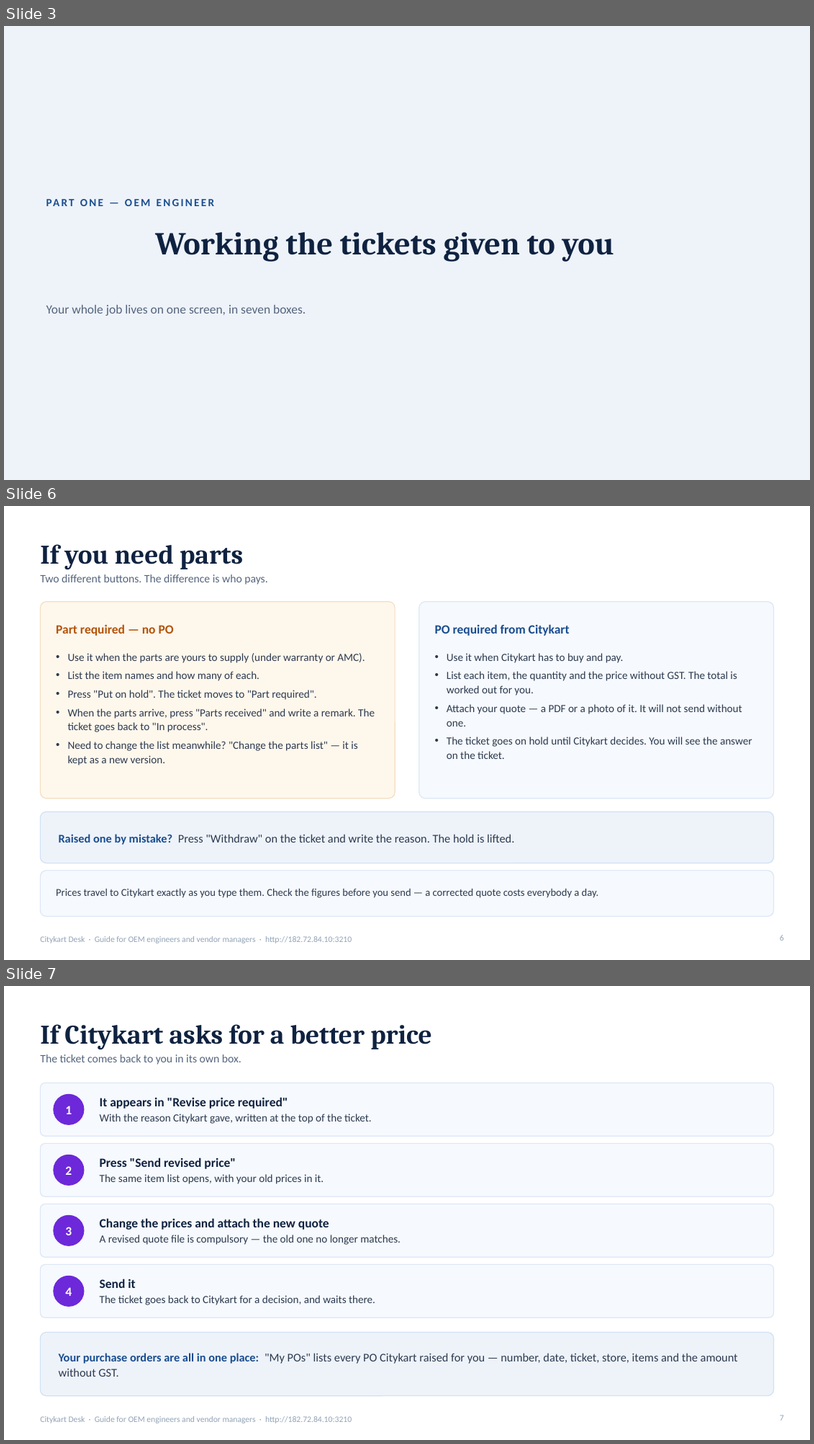
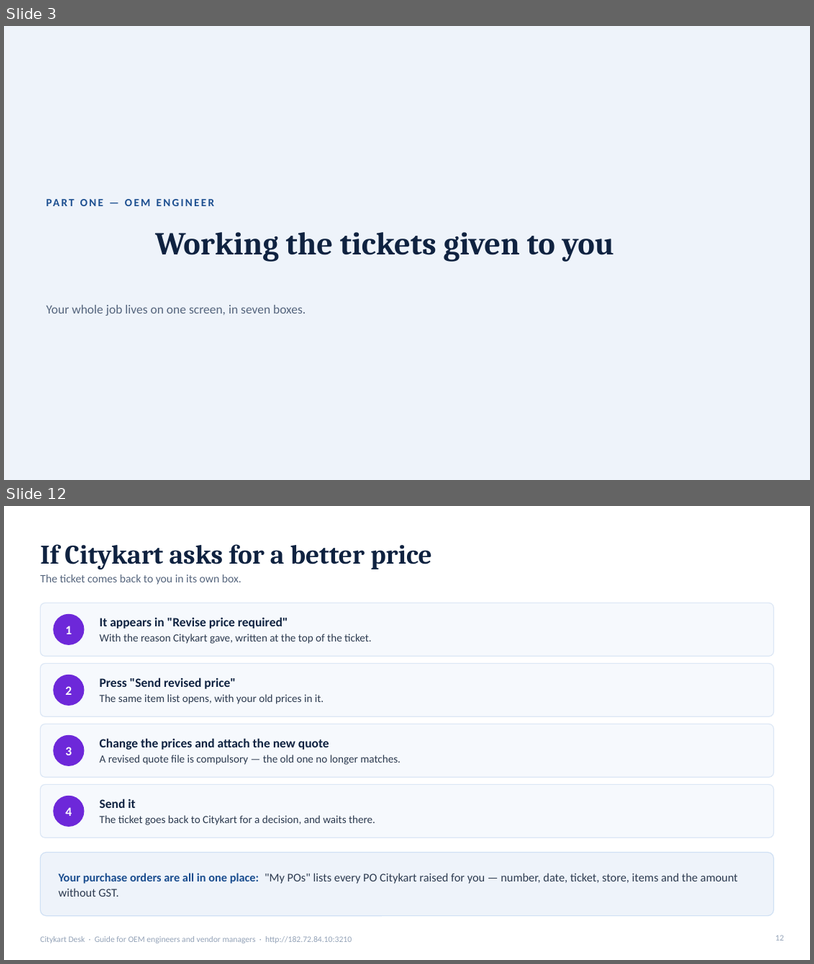
Before and after one commit to kumarsuraj84/Citykartdesk, a slide deck: docs/guides/CKDesk-Guide-for-Vendors.pptx. Shown one above the other, each under a label of ours: slides 3, 6 and 7 before the commit, slides 3 and 12 after it; the slides between them are not shown. The pictures are 814x1444 and 814x964 pixels, drawn with LibreOffice and Linux fonts; fonts in the diff are those of the drawing. Boxes give left, top, right and bottom in pixels: in the first picture for what was removed or moved away, otherwise in the second. Text is boxed around its words. In the diff, an @@ line names an element or a change of style, - is before the commit and + after.

```diff
--- a/docs/guides/CKDesk-Guide-for-Vendors.pptx
+++ b/docs/guides/CKDesk-Guide-for-Vendors.pptx
@@ slide 6 removed at (x1=4, y1=506, x2=810, y2=960), background #FFFFFF; not listed: 1 template element that a slide beside it also shows @@
@@ title removed at (x1=40, y1=544, x2=243, y2=570) @@
-If you need parts
@@ text removed at (x1=40, y1=574, x2=268, y2=584) @@
-Two different buttons. The difference is who pays.
@@ rounded rectangle removed at (x1=40, y1=602, x2=396, y2=798) @@
@@ rounded rectangle removed at (x1=419, y1=602, x2=774, y2=798) @@
@@ text removed at (x1=56, y1=624, x2=174, y2=636) @@
-Part required — no PO
@@ text removed at (x1=435, y1=624, x2=570, y2=636) @@
-PO required from Citykart
@@ text removed at (x1=68, y1=653, x2=375, y2=765) @@
-• Use it when the parts are yours to supply (under warranty or AMC).
-• List the item names and how many of each.
-• Press "Put on hold". The ticket moves to "Part required".
-• When the parts arrive, press "Parts received" and write a remark. The ticket goes back to "In process".
-• Need to change the list meanwhile? "Change the parts list" — it is kept as a new version.
@@ text removed at (x1=447, y1=653, x2=753, y2=759) @@
-• Use it when Citykart has to buy and pay.
-• List each item, the quantity and the price without GST. The total is worked out for you.
-• Attach your quote — a PDF or a photo of it. It will not send without one.
-• The ticket goes on hold until Citykart decides. You will see the answer on the ticket.
@@ rounded rectangle removed at (x1=40, y1=811, x2=774, y2=863) @@
@@ text removed at (x1=59, y1=834, x2=514, y2=844) @@
-Raised one by mistake? Press "Withdraw" on the ticket and write the reason. The hold is lifted.
@@ rounded rectangle removed at (x1=40, y1=870, x2=774, y2=916) @@
@@ text removed at (x1=56, y1=888, x2=599, y2=898) @@
-Prices travel to Citykart exactly as you type them. Check the figures before you send — a corrected quote costs everybody a day.
@@ page number removed at (x1=780, y1=934, x2=784, y2=940) @@
-6
@@ what was slide 7 is now slide 12 @@
@@ page number at (x1=776, y1=934, x2=784, y2=940): text changed @@
-7
+12
```
Also in this commit, not shown: 6 slides changed, 8 slides added, 1 other slide removed, 2 other files.
